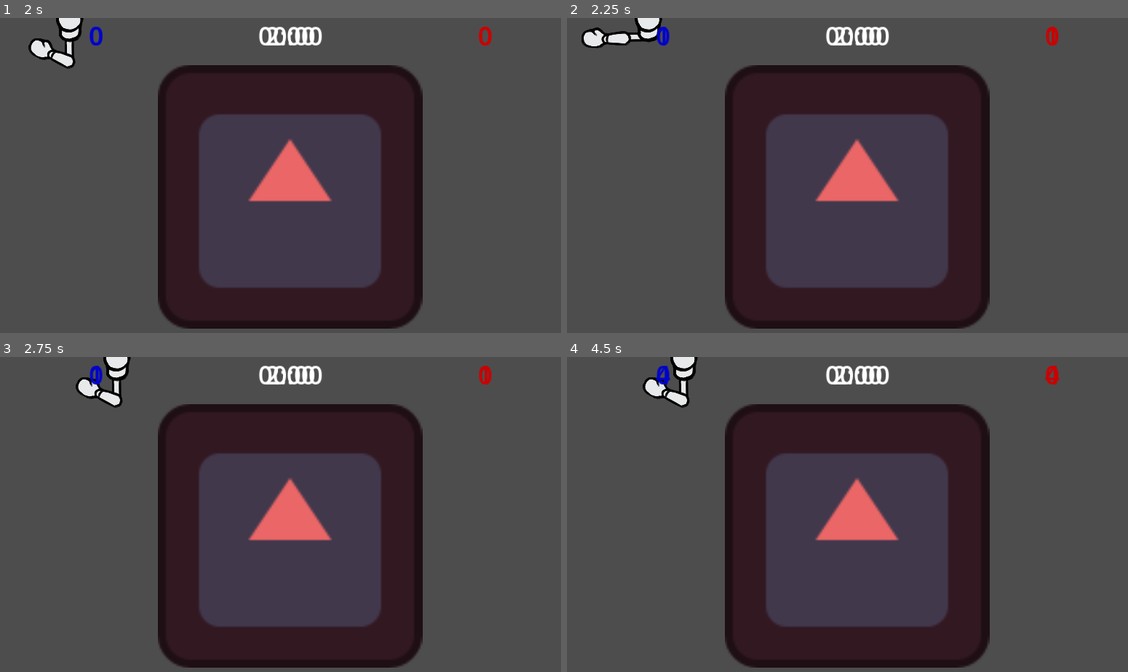
Above: before the commit, frames 1-4 (two rows, left to right).
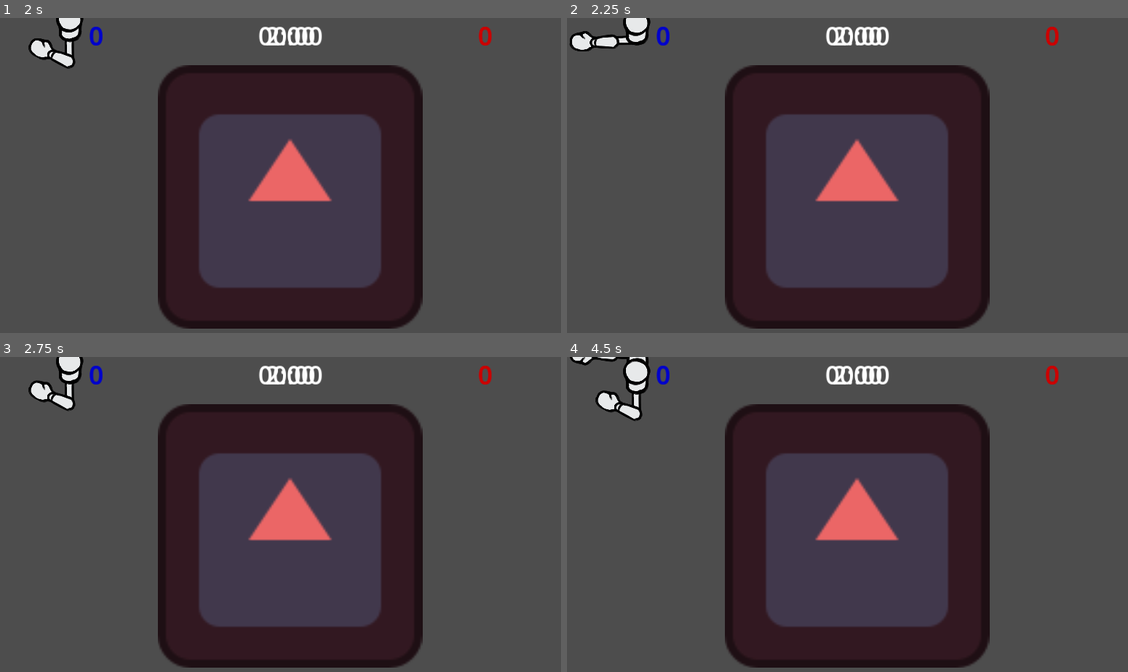
Above: after the commit, the same moments.

Repository: Eefschmeef2310/GDS1-Lab4
Game: Godot game, scene res://scenes/menus/main_menu.tscn
Same seed, same stepped clock (60 frames per second), same inputs: the game is played once before the commit and once after it. The engine's default icon, where the game draws it, is replaced by a stand-in: a white triangle on a blue panel in a dark square.
Inputs:
- Up to frame 1 (2 s): click "Championship" at 0.5 s; click "Versus" at 1.25 s
- Up to frame 2 (2.25 s): tap Enter at 2 s; tap Down (p2_down) at 2.1 s
- Up to frame 3 (2.75 s): no input
- Up to frame 4 (4.5 s): tap Down (p2_down) at 2.85, 3.6, 4.35 s; tap Space at 3.5 s; tap Enter at 4.25 s

Frame 1 is identical in both runs. In frame 2, 0.9% of the frame differs, in the area x 0-88%, y 0-11%; in frame 3, 1.6%; in frame 4, 1.9%, in the area x 0-88%, y 0-21%.
Error in both runs: Invalid access to property or key 'time_left' on a base object of type 'null instance'. (res://scenes/ui/ui.gd:30)

Commit message:
Update player.gd

Diff:
--- a/player/player.gd
+++ b/player/player.gd
@@ -27,8 +27,8 @@
 
 func _process(delta):
 	#Debug for knockback
-	if(Input.is_action_just_pressed("p2_down")):
-		hit.emit()
+	#if(Input.is_action_just_pressed("p2_down")):
+		#hit.emit()
 	pass
 #endregion
 
